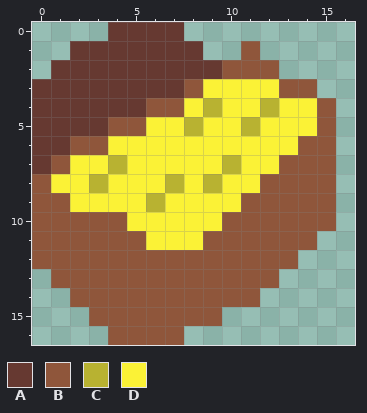
Pixel-art sprite -- imgs/chest.png. This is how it looked before the edit.
The file is 68x68 pixels, drawn in blocks of 4x4; one block is one cell here.
Palette (. is transparent): A #663931  B #8f563b  C #b8b231  D #fbf236
Pixels before, first column x 0:
 0 ....AAAA........
 1 ..AAAAAAA..B....
 2 .AAAAAAAAABBB...
 3 AAAAAAAABDDDDBB.
 4 AAAAAABBDCDDCDDB
 5 AAAABBDDCDDCDDDB
 6 AABBDDDDDDDDDDBB
 7 ABDDCDDDDDCDDBBB
 8 BDDCDDDCDCDDBBBB
 9 BBDDDDCDDDDBBBBB
10 BBBBBDDDDDBBBBBB
11 BBBBBBDDDBBBBBB.
12 BBBBBBBBBBBBBB..
13 .BBBBBBBBBBBB...
14 ..BBBBBBBBBB....
15 ...BBBBBBB......
16 ....BBBB........
And afterwards:
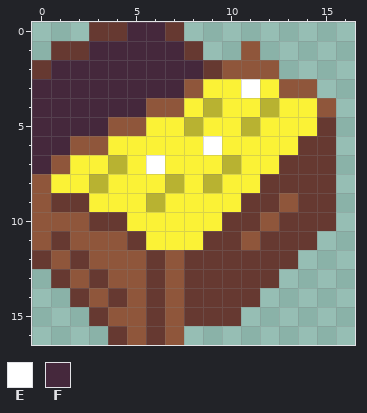
Colours new in this view: E #ffffff  F #45283c
From old to new:
Changed rows in their new state; - is an unchanged pixel.
first column x 0:
 0 ---A-FF---------
 1 -A-FFFFF--------
 2 AFFFFFFFF-------
 3 FFFFFFFF---E----
 4 FFFFFF----------
 5 FFFF-----------A
 6 FF-------E----AA
 7 F-----E------AAA
 8 ------------AAAA
 9 -AA--------AA-AA
10 ---AA-----AA-AAA
11 -A---A---AA-AAA-
12 A-A---A-AAAAAA--
13 -A-A--A-AAAAA---
14 --A-A-A-AAAA----
15 ---A--A-AAA-----
16 ----A-A---------
Pixel boxes of the changes (left, top, right, bottom) in both pictures:
changed: (32, 22, 336, 345)
